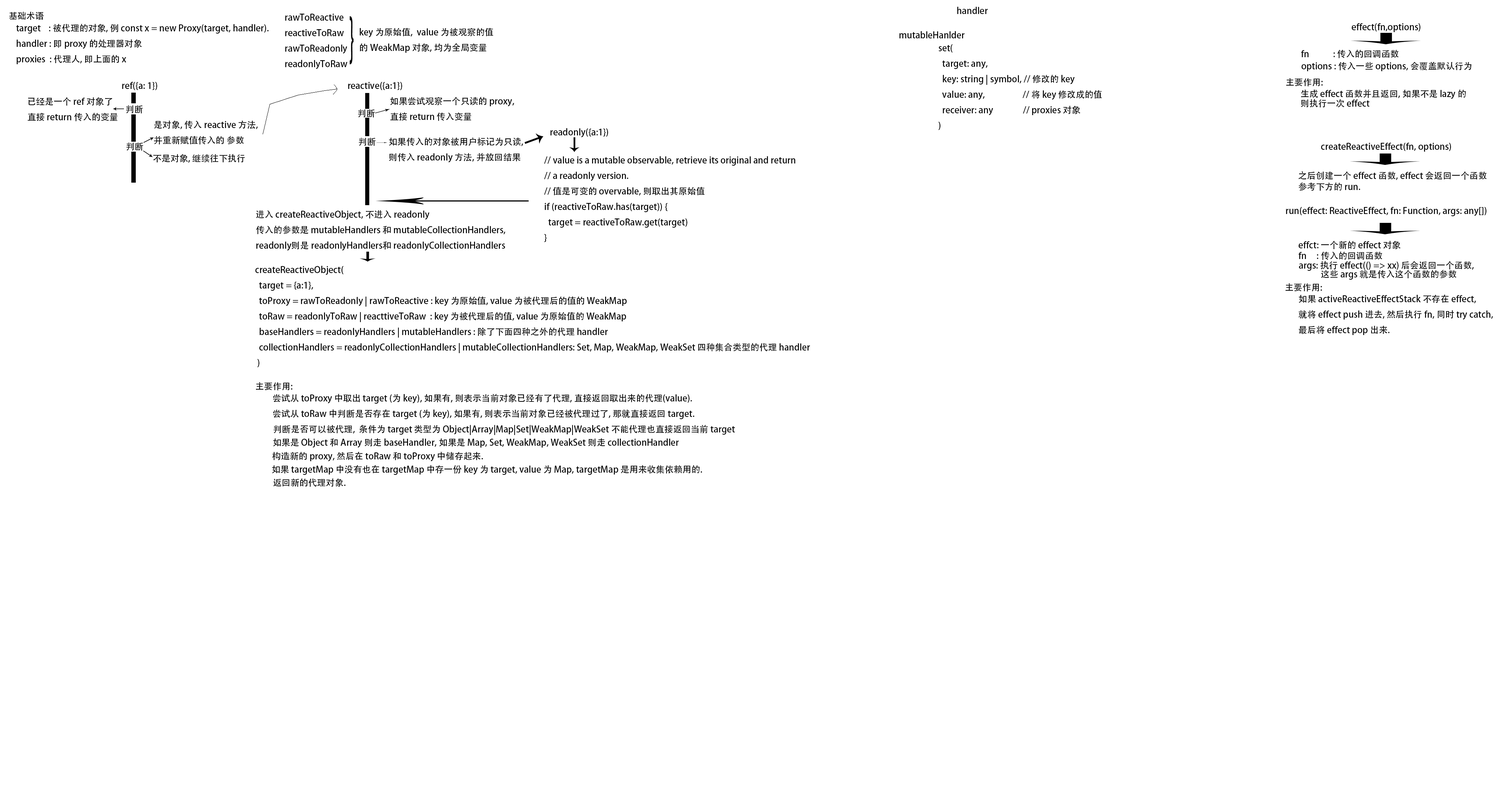
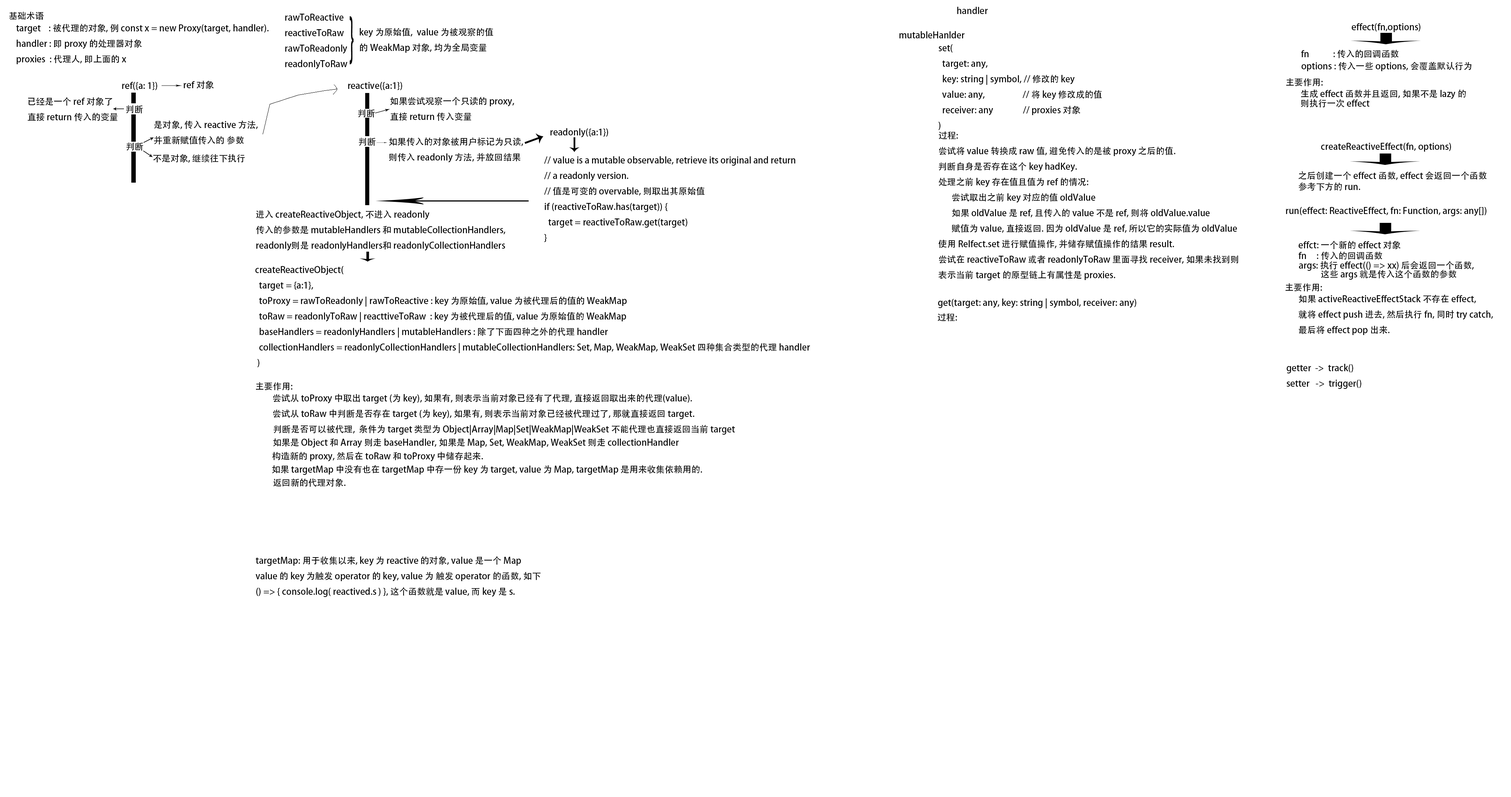
Layers edited between the first and the second 1511×797 image:
added group "targetMap" with 1 layers in group "画板 1" over [255, 555, 541, 597]
added layer "targetMap: 用于收集以来, key 为 reactive 的对象, value 是一个 Map value 的 k" in group "targetMap" over [255, 555, 541, 597]
added layer "过程:" in group "handler" over [937, 313, 957, 322]
added layer "get(target: any, key: string | symbol, receiver: any)" in group "handler" over [937, 297, 1136, 309]
added layer "过程: 尝试将 value 转换成 raw 值, 避免传入的是被 proxy 之后的值. 判断自身是否存在这个 key had" in group "handler" over [937, 131, 1239, 281]
added layer "getter -> track() setter -> trigger()" in group "effect" over [1286, 363, 1361, 389]
added layer "ref 对象" in group "ref-example" over [183, 80, 214, 90]
added layer "形状 11" in group "ref-example" over [161, 84, 183, 87]
